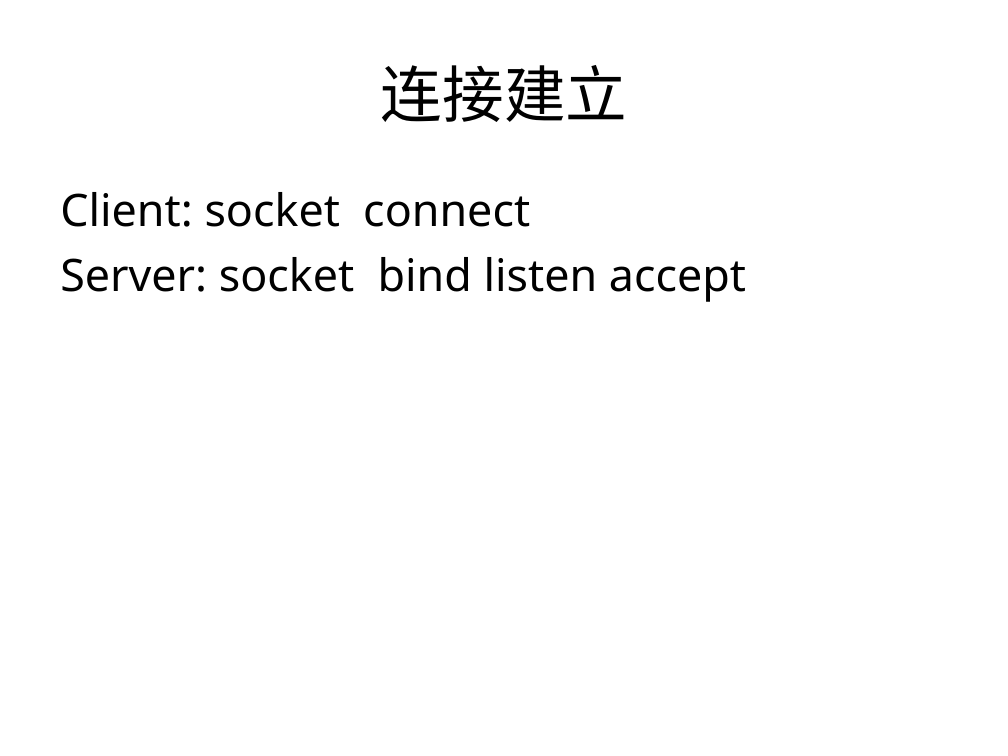
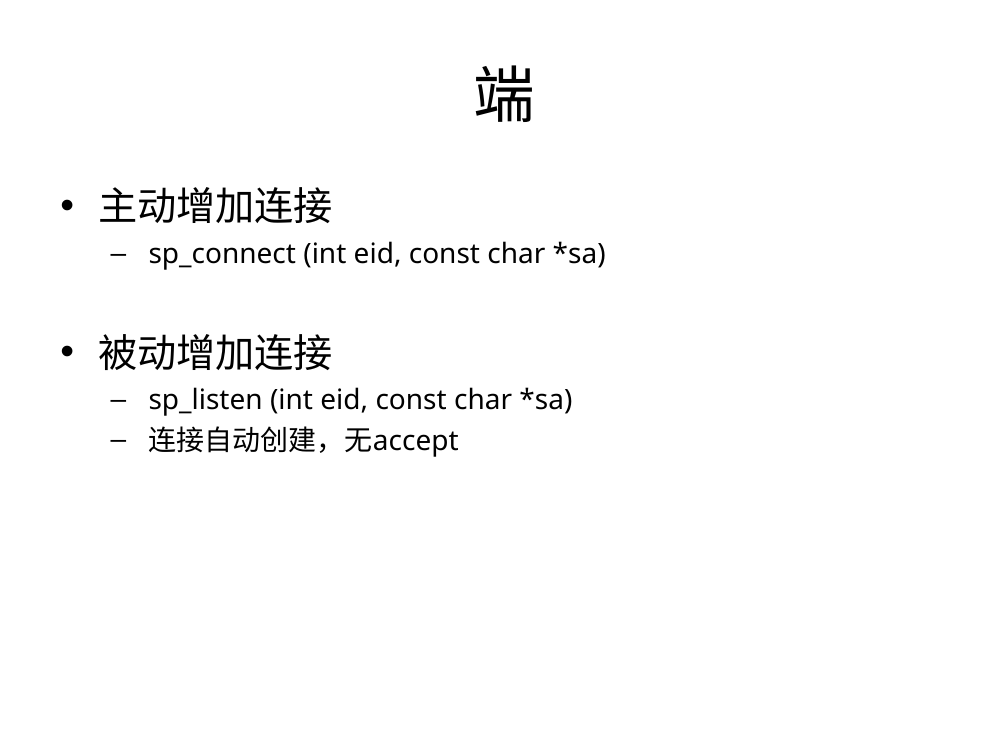
Before and after one commit to proxyio/xio, a slide deck: slide 19 of docs/PROXYIO.ppt (slide 4 before the commit). Drawn at 1008x756 pixels with LibreOffice and Linux fonts; fonts in the diff are those of the drawing. Boxes give left, top, right and bottom in pixels: in the first picture for what was removed or moved away, otherwise in the second. Text is boxed around its words. In the diff, an @@ line names an element or a change of style, - is before the commit and + after.

```diff
--- a/docs/PROXYIO.ppt
+++ b/docs/PROXYIO.ppt
@@ title at [473,65,535,122]: text changed @@
-连接建立
+端
@@ text at [98,187,606,457]: text changed; size 32 to 20 pt @@
-Client: socket connect
-Server: socket bind listen accept
+• 主动增加连接
+  – sp_connect (int eid, const char *sa)
+• 被动增加连接
+  – sp_listen (int eid, const char *sa)
+  – 连接自动创建，无accept
```
Also in this commit, not shown: 9 other slides changed, 4 slides added, 2 slides removed.
